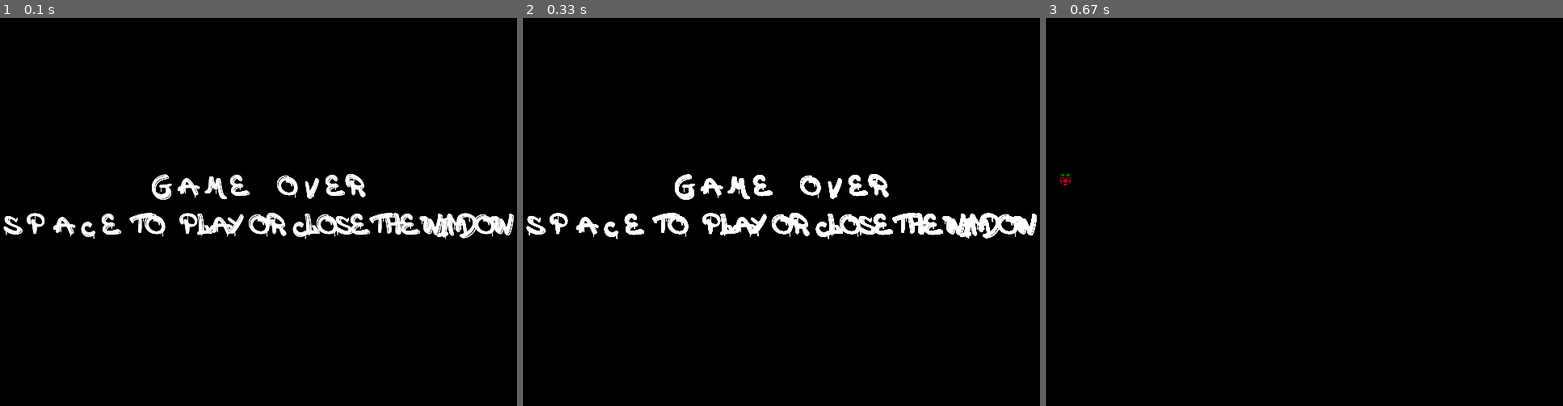
Above: before the commit, frames 1-3 (left to right).
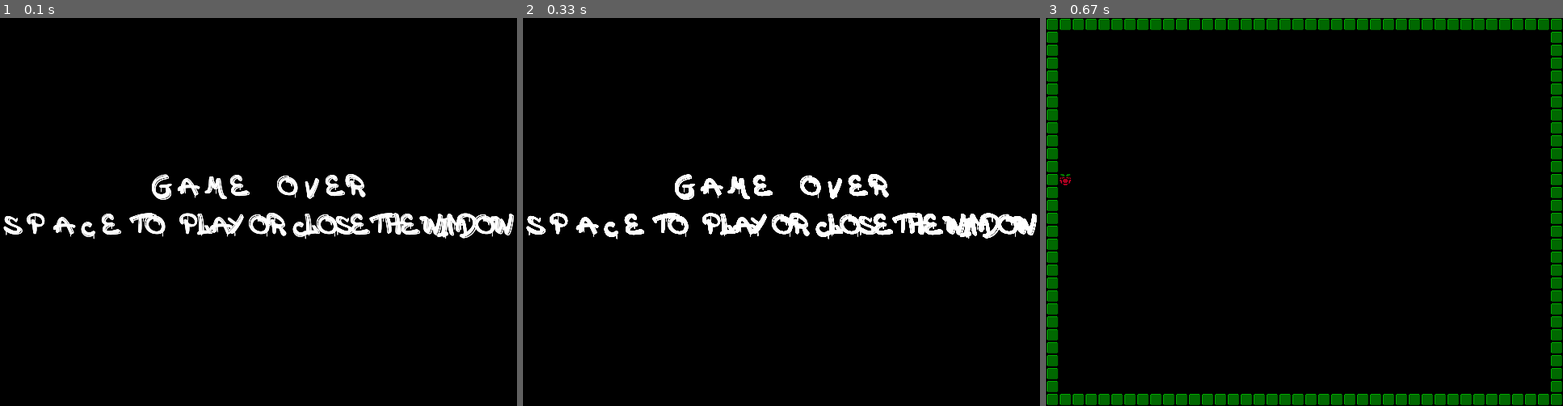
Above: after the commit, the same moments.

Repository: biTcom18/game_inspiration
Game: pygame game, started from snake_oop.py
The game is run twice, just before and just after one commit, with the same random seed, the same clock (stepped at 60 frames per second) and the same inputs.
Inputs:
- Up to frame 1 (0.1 s): no input
- Up to frame 2 (0.33 s): no input
- Up to frame 3 (0.67 s): tap Space at 0.33 s

Frames 1-2 are identical in both runs. In frame 3, 8.5% of the frame differs, in the area x 0-100%, y 0-100%.

Commit message:
Drawing the Walls

Diff:
--- a/snake_oop.py
+++ b/snake_oop.py
@@ -81,7 +81,18 @@
     display_surface.blit(text_2, textpos_2)
 
 def drawWalls(display_surface, img, map):
-    pass
+    row = 0
+    for line in map:
+        col = 0
+        for char in line:
+            if (char == '1'):
+                imgRect = img.get_rect()
+                imgRect.left = col * 16
+                imgRect.top = row * 16
+                display_surface.blit(img, imgRect)
+
+            col += 1
+        row += 1
 
 def drawSnake(display_surface, img, gamedata):
     pass
